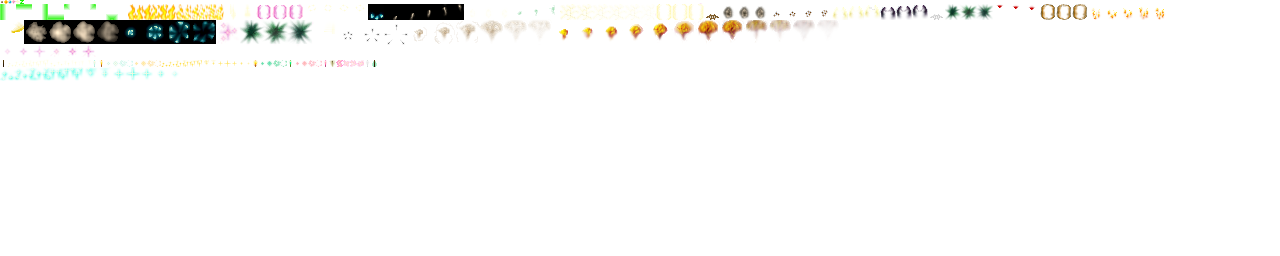
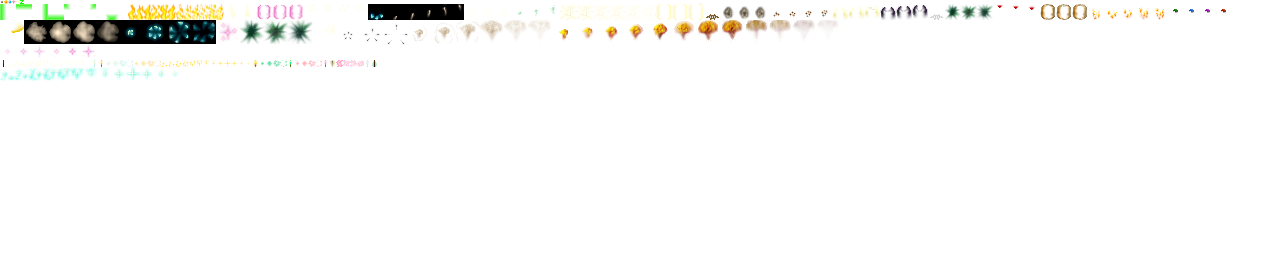
Comparing the layer stacks of the two 1280×256 images. Changes:
painted on "Background" over bbox(1173, 9, 1226, 13)
